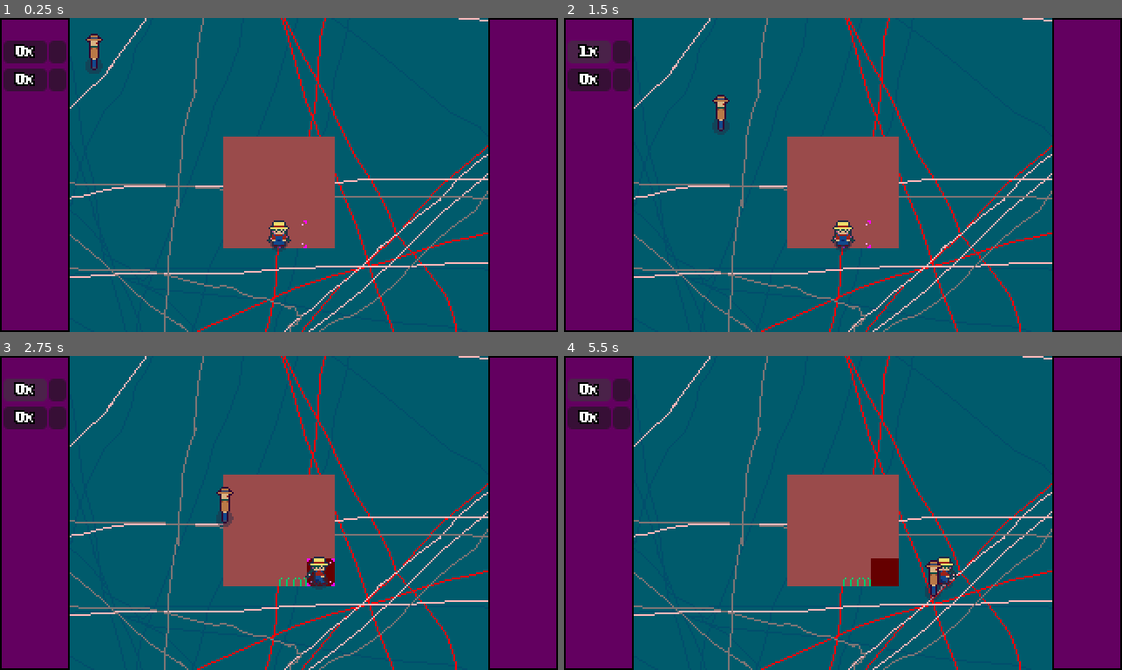
Above: before the commit, frames 1-4 (two rows, left to right).
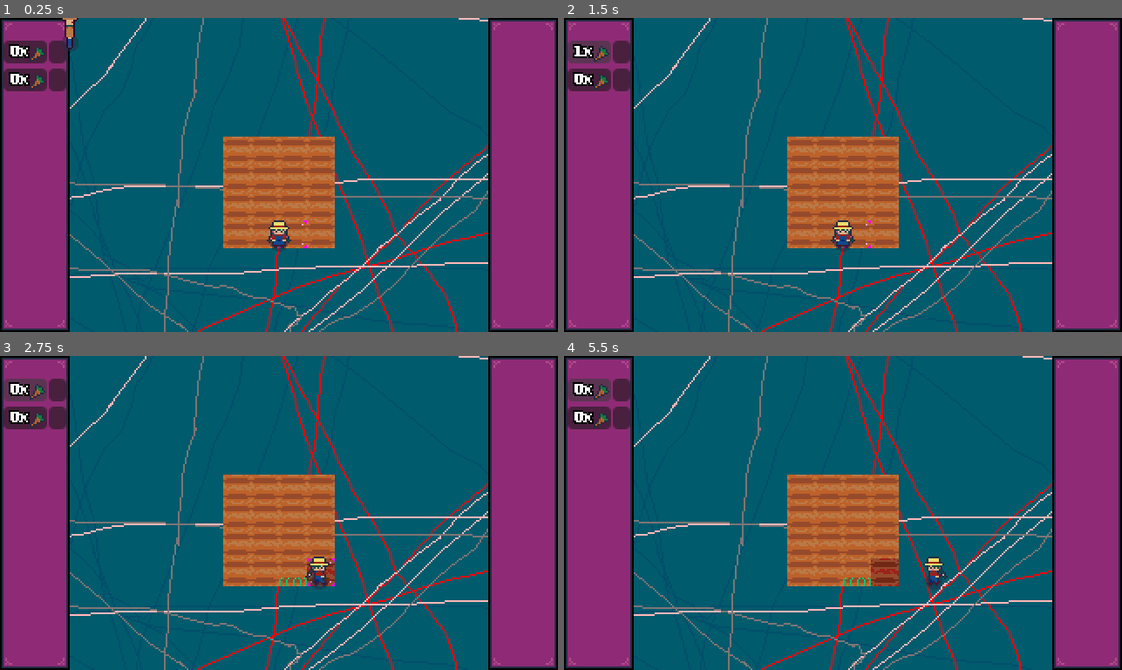
Above: after the commit, the same moments.

Repository: ghoulBlade3/harvest_bounty
Game: Godot game, scene res://main.tscn
Two runs of this game, one before a commit and one after it. Both use one fixed random seed, a clock stepped at 60 frames per second and the inputs below.
Inputs (mouse positions are in pixels of both pictures, inside the frame that each line leads up to):
- Up to frame 1 (0.25 s): no input
- Up to frame 2 (1.5 s): click (619, 52) at 0.52 s; click (591, 52) at 1.27 s
- Up to frame 3 (2.75 s): hold D (move_right) from 2.03 s (still down); tap E (interact) at 2.1 s; tap R (water) at 2.3 s
- Up to frame 4 (5.5 s): release D (move_right) at 2.78 s; hold S (move_down) 2.78-3.53 s; tap R (water) at 2.85, 3.8, 4.35, 5.3 s; tap E (interact) at 3.05, 3.6, 4.55, 5.1 s; hold D (move_right) 3.53-4.28 s; hold W (move_up) 4.28-5.03 s; hold A (move_left) from 5.03 s (still down)

The runs differ from the first frame. In frame 1, 29% of the frame differs, in the area x 0-100%, y 0-100%; in frame 2, 29%; in frame 3, 29%; in frame 4, 30%.

Commit message:
icon_test__and__cleaned_farmland_script

Diff:
--- a/enemy_bounty_hunter.gd
+++ b/enemy_bounty_hunter.gd
@@ -8,7 +8,7 @@
 
 func _physics_process(delta):
 	var direction = global_position.direction_to(player.global_position)
-	velocity = direction * 2400 * delta
+	velocity = direction * -2400 * delta
 
 	directional_animation_component.dir_animation(sprite, direction)
 
--- a/main.tscn
+++ b/main.tscn
@@ -414,33 +414,33 @@
 
 [connection signal="area_entered" from="game_objects/farmland" to="game_objects/farmland" method="_on_area_entered"]
 [connection signal="area_exited" from="game_objects/farmland" to="game_objects/farmland" method="_on_area_exited"]
-[connection signal="area_entered" from="game_objects/@Area2D@35367" to="game_objects/@Area2D@35367" method="_on_area_entered"]
-[connection signal="area_exited" from="game_objects/@Area2D@35367" to="game_objects/@Area2D@35367" method="_on_area_exited"]
-[connection signal="area_entered" from="game_objects/@Area2D@35368" to="game_objects/@Area2D@35368" method="_on_area_entered"]
-[connection signal="area_exited" from="game_objects/@Area2D@35368" to="game_objects/@Area2D@35368" method="_on_area_exited"]
-[connection signal="area_entered" from="game_objects/@Area2D@35369" to="game_objects/@Area2D@35369" method="_on_area_entered"]
-[connection signal="area_exited" from="game_objects/@Area2D@35369" to="game_objects/@Area2D@35369" method="_on_area_exited"]
-[connection signal="area_entered" from="game_objects/@Area2D@35370" to="game_objects/@Area2D@35370" method="_on_area_entered"]
-[connection signal="area_exited" from="game_objects/@Area2D@35370" to="game_objects/@Area2D@35370" method="_on_area_exited"]
-[connection signal="area_entered" from="game_objects/@Area2D@35371" to="game_objects/@Area2D@35371" method="_on_area_entered"]
-[connection signal="area_exited" from="game_objects/@Area2D@35371" to="game_objects/@Area2D@35371" method="_on_area_exited"]
-[connection signal="area_entered" from="game_objects/@Area2D@35372" to="game_objects/@Area2D@35372" method="_on_area_entered"]
-[connection signal="area_exited" from="game_objects/@Area2D@35372" to="game_objects/@Area2D@35372" method="_on_area_exited"]
-[connection signal="area_entered" from="game_objects/@Area2D@35373" to="game_objects/@Area2D@35373" method="_on_area_entered"]
-[connection signal="area_exited" from="game_objects/@Area2D@35373" to="game_objects/@Area2D@35373" method="_on_area_exited"]
-[connection signal="area_entered" from="game_objects/@Area2D@35374" to="game_objects/@Area2D@35374" method="_on_area_entered"]
-[connection signal="area_exited" from="game_objects/@Area2D@35374" to="game_objects/@Area2D@35374" method="_on_area_exited"]
-[connection signal="area_entered" from="game_objects/@Area2D@35375" to="game_objects/@Area2D@35375" method="_on_area_entered"]
-[connection signal="area_exited" from="game_objects/@Area2D@35375" to="game_objects/@Area2D@35375" method="_on_area_exited"]
-[connection signal="area_entered" from="game_objects/@Area2D@35376" to="game_objects/@Area2D@35376" method="_on_area_entered"]
-[connection signal="area_exited" from="game_objects/@Area2D@35376" to="game_objects/@Area2D@35376" method="_on_area_exited"]
-[connection signal="area_entered" from="game_objects/@Area2D@35377" to="game_objects/@Area2D@35377" method="_on_area_entered"]
-[connection signal="area_exited" from="game_objects/@Area2D@35377" to="game_objects/@Area2D@35377" method="_on_area_exited"]
-[connection signal="area_entered" from="game_objects/@Area2D@35378" to="game_objects/@Area2D@35378" method="_on_area_entered"]
-[connection signal="area_exited" from="game_objects/@Area2D@35378" to="game_objects/@Area2D@35378" method="_on_area_exited"]
-[connection signal="area_entered" from="game_objects/@Area2D@35379" to="game_objects/@Area2D@35379" method="_on_area_entered"]
-[connection signal="area_exited" from="game_objects/@Area2D@35379" to="game_objects/@Area2D@35379" method="_on_area_exited"]
-[connection signal="area_entered" from="game_objects/@Area2D@35380" to="game_objects/@Area2D@35380" method="_on_area_entered"]
-[connection signal="area_exited" from="game_objects/@Area2D@35380" to="game_objects/@Area2D@35380" method="_on_area_exited"]
-[connection signal="area_entered" from="game_objects/@Area2D@35381" to="game_objects/@Area2D@35381" method="_on_area_entered"]
-[connection signal="area_exited" from="game_objects/@Area2D@35381" to="game_objects/@Area2D@35381" method="_on_area_exited"]
+[connection signal="area_entered" from="game_objects/@Area2D@19086" to="game_objects/@Area2D@19086" method="_on_area_entered"]
+[connection signal="area_exited" from="game_objects/@Area2D@19086" to="game_objects/@Area2D@19086" method="_on_area_exited"]
+[connection signal="area_entered" from="game_objects/@Area2D@19087" to="game_objects/@Area2D@19087" method="_on_area_entered"]
+[connection signal="area_exited" from="game_objects/@Area2D@19087" to="game_objects/@Area2D@19087" method="_on_area_exited"]
+[connection signal="area_entered" from="game_objects/@Area2D@19088" to="game_objects/@Area2D@19088" method="_on_area_entered"]
+[connection signal="area_exited" from="game_objects/@Area2D@19088" to="game_objects/@Area2D@19088" method="_on_area_exited"]
+[connection signal="area_entered" from="game_objects/@Area2D@19089" to="game_objects/@Area2D@19089" method="_on_area_entered"]
+[connection signal="area_exited" from="game_objects/@Area2D@19089" to="game_objects/@Area2D@19089" method="_on_area_exited"]
+[connection signal="area_entered" from="game_objects/@Area2D@19090" to="game_objects/@Area2D@19090" method="_on_area_entered"]
+[connection signal="area_exited" from="game_objects/@Area2D@19090" to="game_objects/@Area2D@19090" method="_on_area_exited"]
+[connection signal="area_entered" from="game_objects/@Area2D@19091" to="game_objects/@Area2D@19091" method="_on_area_entered"]
+[connection signal="area_exited" from="game_objects/@Area2D@19091" to="game_objects/@Area2D@19091" method="_on_area_exited"]
+[connection signal="area_entered" from="game_objects/@Area2D@19092" to="game_objects/@Area2D@19092" method="_on_area_entered"]
+[connection signal="area_exited" from="game_objects/@Area2D@19092" to="game_objects/@Area2D@19092" method="_on_area_exited"]
+[connection signal="area_entered" from="game_objects/@Area2D@19093" to="game_objects/@Area2D@19093" method="_on_area_entered"]
+[connection signal="area_exited" from="game_objects/@Area2D@19093" to="game_objects/@Area2D@19093" method="_on_area_exited"]
+[connection signal="area_entered" from="game_objects/@Area2D@19094" to="game_objects/@Area2D@19094" method="_on_area_entered"]
+[connection signal="area_exited" from="game_objects/@Area2D@19094" to="game_objects/@Area2D@19094" method="_on_area_exited"]
+[connection signal="area_entered" from="game_objects/@Area2D@19095" to="game_objects/@Area2D@19095" method="_on_area_entered"]
+[connection signal="area_exited" from="game_objects/@Area2D@19095" to="game_objects/@Area2D@19095" method="_on_area_exited"]
+[connection signal="area_entered" from="game_objects/@Area2D@19096" to="game_objects/@Area2D@19096" method="_on_area_entered"]
+[connection signal="area_exited" from="game_objects/@Area2D@19096" to="game_objects/@Area2D@19096" method="_on_area_exited"]
+[connection signal="area_entered" from="game_objects/@Area2D@19097" to="game_objects/@Area2D@19097" method="_on_area_entered"]
+[connection signal="area_exited" from="game_objects/@Area2D@19097" to="game_objects/@Area2D@19097" method="_on_area_exited"]
+[connection signal="area_entered" from="game_objects/@Area2D@19098" to="game_objects/@Area2D@19098" method="_on_area_entered"]
+[connection signal="area_exited" from="game_objects/@Area2D@19098" to="game_objects/@Area2D@19098" method="_on_area_exited"]
+[connection signal="area_entered" from="game_objects/@Area2D@19099" to="game_objects/@Area2D@19099" method="_on_area_entered"]
+[connection signal="area_exited" from="game_objects/@Area2D@19099" to="game_objects/@Area2D@19099" method="_on_area_exited"]
+[connection signal="area_entered" from="game_objects/@Area2D@19100" to="game_objects/@Area2D@19100" method="_on_area_entered"]
+[connection signal="area_exited" from="game_objects/@Area2D@19100" to="game_objects/@Area2D@19100" method="_on_area_exited"]
--- a/scenes/buttons.tscn
+++ b/scenes/buttons.tscn
@@ -2,6 +2,7 @@
 
 [ext_resource type="Script" uid="uid://cj3agjusjgfn1" path="res://scripts/button_menu.gd" id="1_5sm3h"]
 [ext_resource type="FontFile" uid="uid://btuwvdh4n3pm6" path="res://textures/fonts/PixelSerif_16px_v02.ttf" id="2_q21lg"]
+[ext_resource type="Texture2D" uid="uid://0wb37wad4gjq" path="res://textures/ui/icon_carrot.png" id="3_tvki0"]
 
 [node name="buttons" type="Control" unique_id=59998802]
 layout_mode = 3
@@ -27,7 +28,8 @@
 [node name="text" type="RichTextLabel" parent="." unique_id=218452471]
 texture_filter = 1
 layout_mode = 0
-offset_right = 25.0
+offset_left = -3.0
+offset_right = 22.0
 offset_bottom = 13.0
 mouse_filter = 2
 theme_override_constants/outline_size = 4
@@ -36,3 +38,7 @@
 text = "0x"
 horizontal_alignment = 1
 vertical_alignment = 1
+
+[node name="icon" type="Sprite2D" parent="." unique_id=1431845348]
+position = Vector2(20, 7)
+texture = ExtResource("3_tvki0")
--- a/scripts/button_menu.gd
+++ b/scripts/button_menu.gd
@@ -5,13 +5,15 @@
 @onready var buttons: Control = $"."
 @onready var text: RichTextLabel = $text
 @onready var player: CharacterBody2D = $"../../../player"
+@onready var icon: Sprite2D = $icon
+@export var kPlantName: String = ""
 
-@export var kPlantName: String = ""
 var plantID = null
 
 
 func _ready() -> void:
 	plantID = player.items[kPlantName]
+	icon.texture = load("res://textures/ui/icon_" + kPlantName + ".png")
 	buy.pressed.connect(buy_function)
 	select.pressed.connect(select_function)
 
--- a/scripts/farmland.gd
+++ b/scripts/farmland.gd
@@ -35,9 +35,10 @@
 	oldPlayerSpeed = player.speed
 
 	# MAKE PLAYER UNABLE TO MOVE/ANIMATE && DISABLE THEIR INTERACTIONS
+	player.canInteract = false
 	player.speed = 0.0
 	player_sprite.play("watering_side")
-	player.canInteract = false
+
 	isWet = true
 	farmland_sprite.texture = load("res://textures/blocks/farmland_wet.png")
 	return
@@ -84,6 +85,14 @@
 		elif grow_time.time_left == 0:
 			add_growth_stage()
 
+
+	# IF PLAYER ISNT IN REACH OF FARMLAND, STOP CODE HERE
+	if !isInReach:
+		farmland_selection_overlay.hide()
+		return
+	farmland_selection_overlay.show()
+
+
 	# IF PLAYER IS DONE WATERING THE FARMLAND, RETURN THEIR SPEED/ANIM BACK TO NORMAL
 	if isWet:
 		if not player_sprite.is_playing() && player.canInteract == false:
@@ -91,24 +100,22 @@
 			player.canInteract = true
 			player_sprite.play(oldPlayerAnimation)
 
-	 # DO FARMLAND ACTION IF PLAYER CAN REACH IT
-	if isInReach:
-		farmland_selection_overlay.show()
-		if Input.is_action_just_pressed("interact") && player.canInteract:
-			farmland_action()
-		if Input.is_action_just_pressed("water") && player.canInteract && not isWet:
-			farmland_water()
-	else:
-		farmland_selection_overlay.hide()
+	 # DO FARMLAND ACTIONS
+	if Input.is_action_just_pressed("interact") && player.canInteract:
+		farmland_action()
+	if Input.is_action_just_pressed("water") && player.canInteract && not isWet:
+		farmland_water()
 	return
 
 
 func _on_area_entered(area: Area2D) -> void:
+	# DETECT PLAYER ENTERING
 	if area == player_area:
 		isInReach = true
 	return
 
 func _on_area_exited(area: Area2D) -> void:
+	# DETECT PLAYER LEAVING
 	if area == player_area:
 		isInReach = false
 	return
--- a/scripts/player_main.gd
+++ b/scripts/player_main.gd
@@ -38,3 +38,11 @@
 
 	last_velocity_normalized = velocity.normalized()
 	move_and_slide()
+
+
+func _consume_food(foodItem: String):
+	match foodItem:
+		"carrot":
+			print("Carrot consume")
+		"torrac":
+			print("Torrac consume")
--- /dev/null
+++ b/scripts/powers.gd
@@ -0,0 +1,8 @@
+extends CharacterBody2D
+#
+#
+#var kBaseSpeed = speed
+#
+#
+#func _ready() -> void:
+	#return
Not shown: 2 places in main.tscn that only renumber resources
Not shown, added: scripts/powers.gd.uid
Binary file changed: textures/blocks/farmland_dry.png
Binary file changed: textures/blocks/farmland_wet.png
Binary file added: textures/ui/icon_carrot.png
Not shown, added: textures/ui/icon_carrot.png.import
Binary file added: textures/ui/icon_torrac.png
Not shown, added: textures/ui/icon_torrac.png.import
Binary file changed: textures/ui/side_panel.png
Not shown, added: textures/blocks/farmland_dry.png~
Not shown, added: textures/blocks/farmland_wet.png~
Not shown, added: textures/ui/icon_carrot.png~
(and 2 more such lines)
